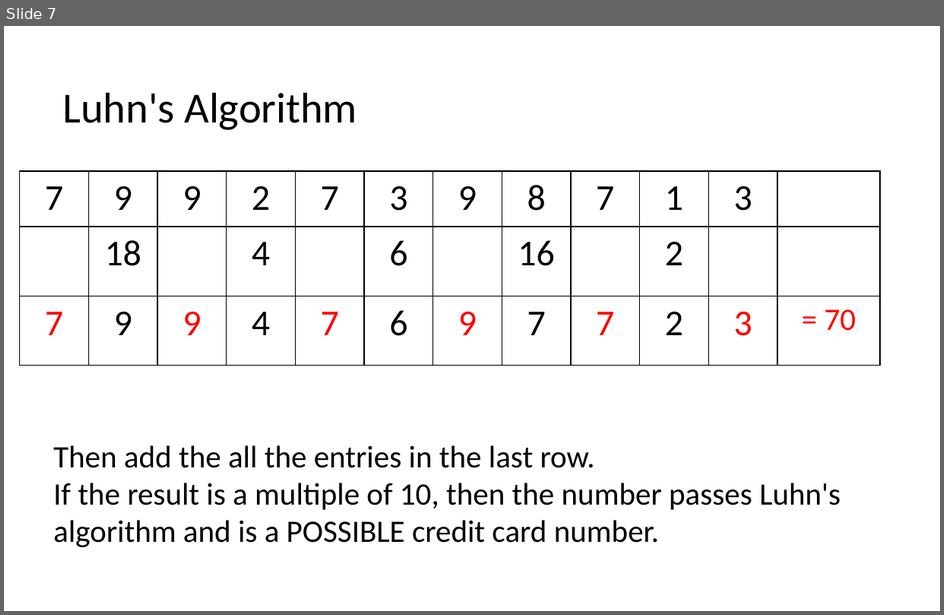
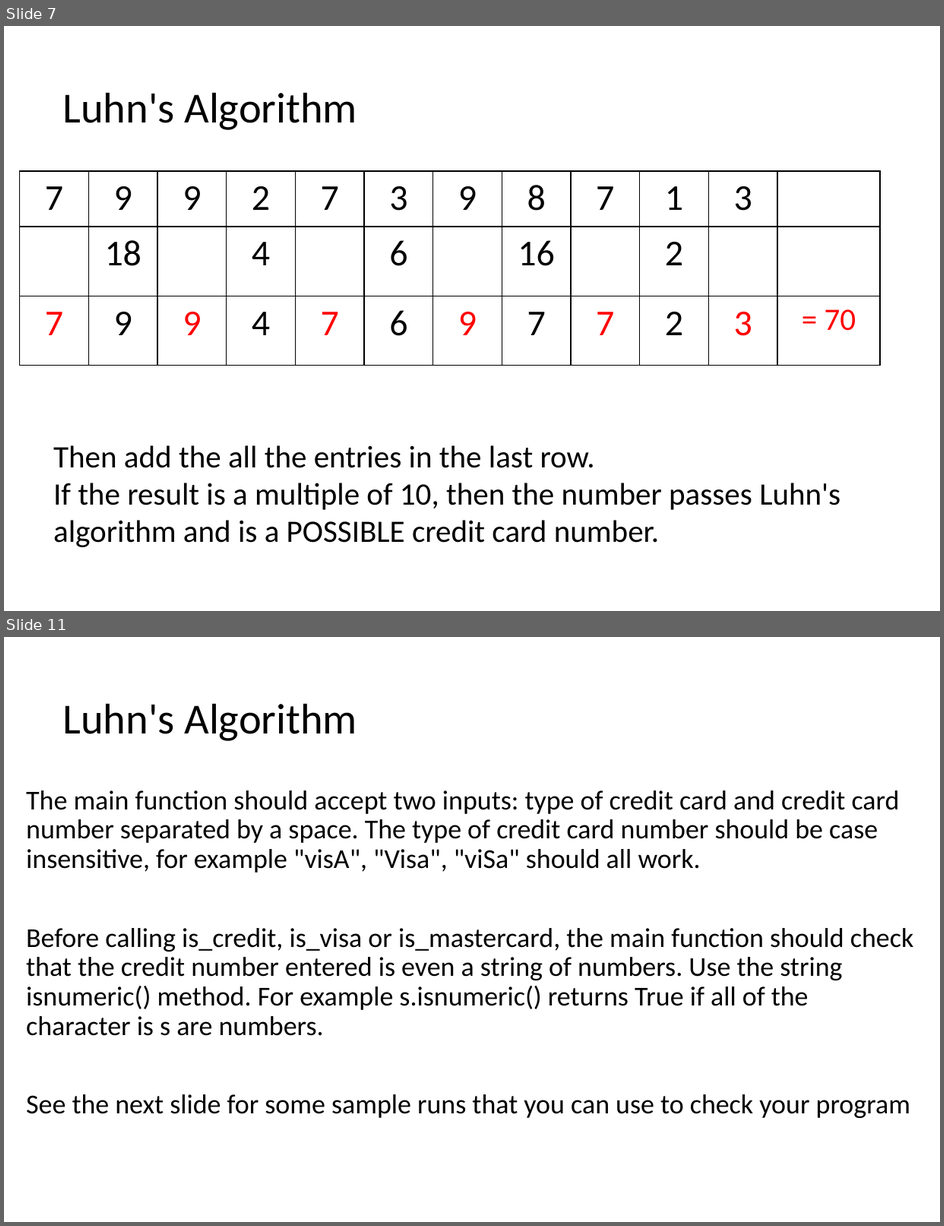
Before and after one commit to LongBaoNguyen/longbaonguyen.github.io, a slide deck: courses/apcsp/lect8a.pptx. Shown one above the other, each under a label of ours: slide 7 before the commit, slides 7 and 11 after it; the slides between them are not shown. The pictures are 944x615 and 944x1226 pixels, drawn with LibreOffice and Linux fonts; fonts in the diff are those of the drawing. Boxes give left, top, right and bottom in pixels: in the first picture for what was removed or moved away, otherwise in the second. Text is boxed around its words. In the diff, an @@ line names an element or a change of style, - is before the commit and + after.

```diff
--- a/courses/apcsp/lect8a.pptx
+++ b/courses/apcsp/lect8a.pptx
@@ slide 11 added at (4,637,940,1222), background #FFFFFF @@
@@ title added at (63,703,357,741), 33 pt, text #000000 @@
+Luhn's Algorithm
@@ text added at (26,791,914,1118), 21 pt, text #000000 @@
+The main function should accept two inputs: type of credit card and credit card number separated by a space. The type of credit card number should be case insensitive, for example "visA", "Visa", "viSa" should all work.
+Before calling is_credit, is_visa or is_mastercard, the main function should check that the credit number entered is even a string of numbers. Use the string isnumeric() method. For example s.isnumeric() returns True if all of the character is s are numbers.
+See the next slide for some sample runs that you can use to check your program
```
Also in this commit, not shown: 1 slide changed, 3 other slides added, 6 other files.
